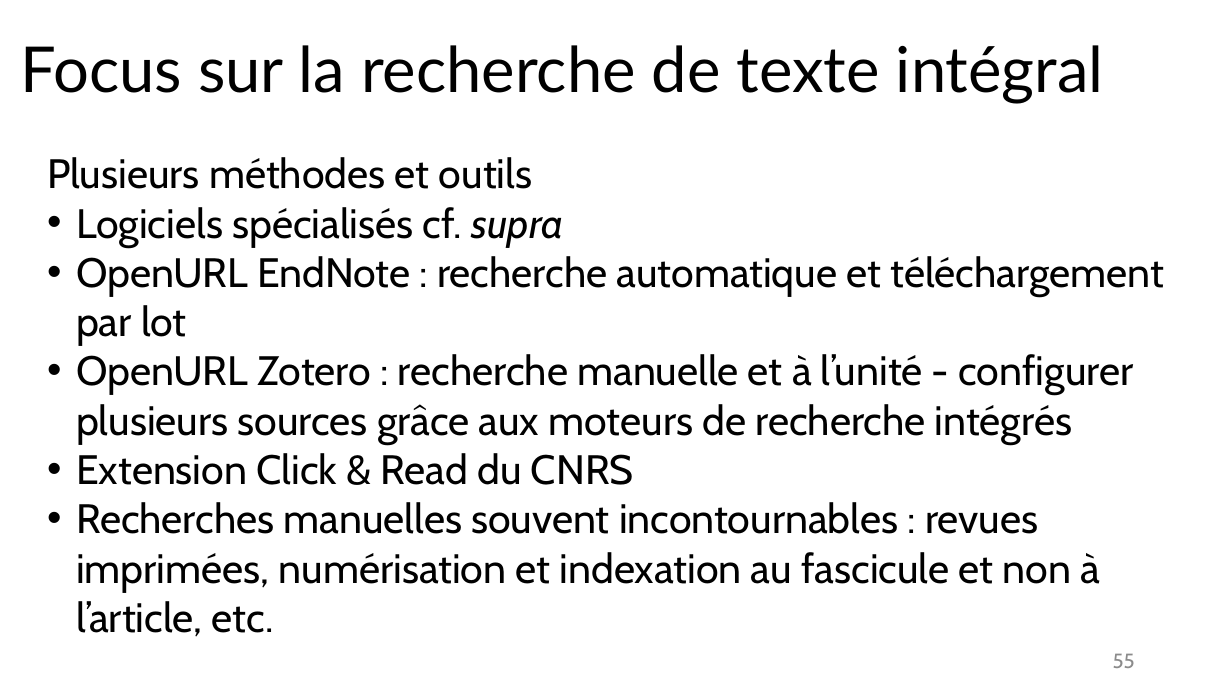
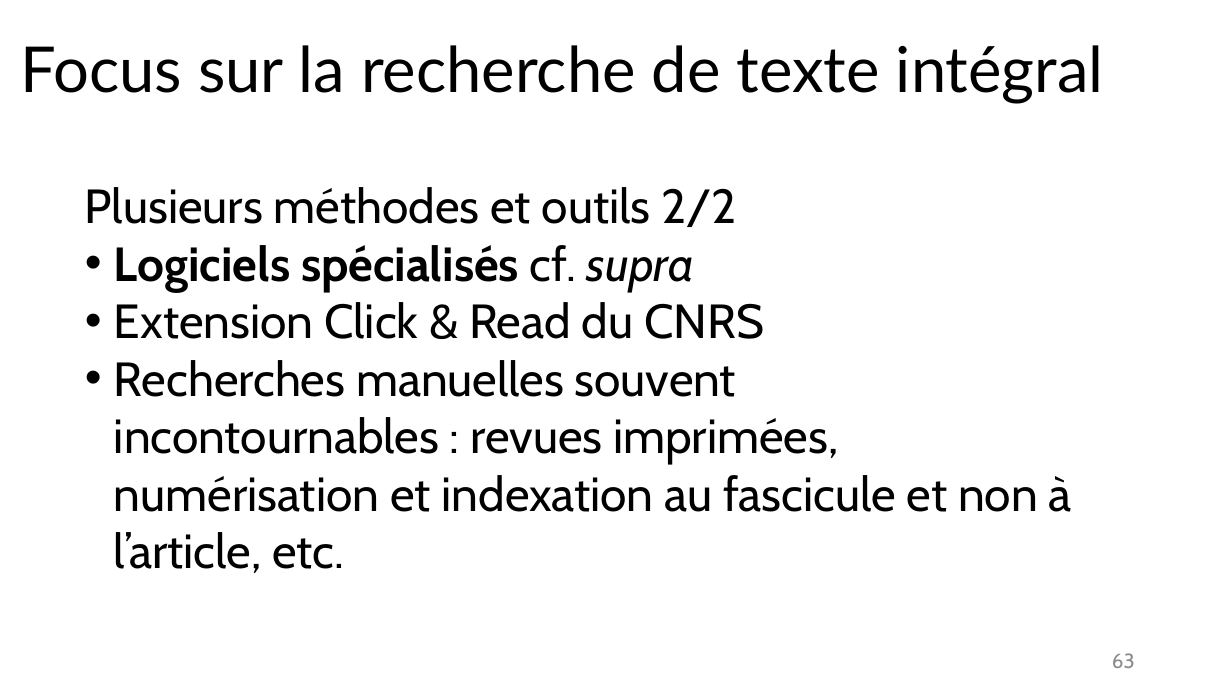
Before and after one commit to fflamerie/intro_revlit, a slide deck: slide 63 of docs/Intro_RevLit.odp (slide 55 before the commit). Drawn at 1232x693 pixels with LibreOffice and Linux fonts; fonts in the diff are those of the drawing. Boxes give left, top, right and bottom in pixels: in the first picture for what was removed or moved away, otherwise in the second. Text is boxed around its words. In the diff, an @@ line names an element or a change of style, - is before the commit and + after.

```diff
--- a/docs/Intro_RevLit.odp
+++ b/docs/Intro_RevLit.odp
@@ text "Plusieurs méthodes et outils 2/2": place and size @@
-text "Plusieurs méthodes et outils 2/2" at (47, 157, 1165, 637)
+text "Plusieurs méthodes et outils 2/2" at (85, 187, 1072, 573)
@@ text at (85, 187, 737, 227): text changed; size 24 to 28 pt @@
-Plusieurs méthodes et outils
+Plusieurs méthodes et outils 2/2
@@ text at (76, 256, 1165, 445): paragraphs removed @@
-• OpenURL EndNote : recherche automatique et téléchargement par lot
-• OpenURL Zotero : recherche manuelle et à l’unité - configurer plusieurs sources grâce aux moteurs de recherche intégrés
@@ text at (114, 245, 1072, 573): size 24 to 28 pt in "Logiciels spécialisés cf. supra", "Extension Click & Read du CNRS", "Recherches manuelles souvent incontournables : revues imprim ..."; bold on in "Logiciels spécialisés" @@
@@ page number at (1112, 653, 1135, 668): text changed @@
-55
+63
```
Also in this commit, not shown: 18 other slides changed, 8 slides added, 4 other files.
